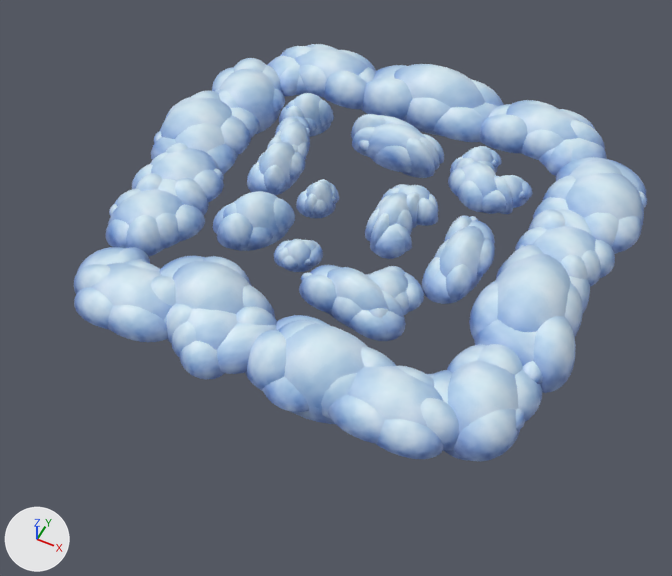
Two versions of the glTF model scenery/snow_banks.glb, one commit apart.
Camera for both pictures: a 50 mm lens placed at (42.8, -93.3, 96.8), pointed at (1.6, -11.0, -6.0). Lighting does not change. The marker at lower left points along +X, +Y and +Z.

In view in the first picture: 'snow_6.002'.
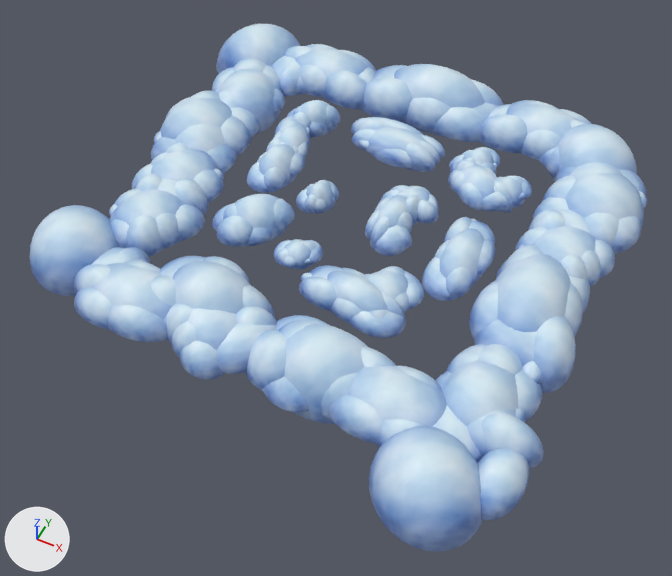
What changed in the scene script:
```text
Change me_sphere_025:
    used by ob_snow_6_002; location = (0.0, 0.0, 0.0)
    remove me_sphere_025.from_pydata(...)  # 77741 vertices, 146336 faces; spans x -39.0..39.2, y -36.8..38.3, z -3.3..5.2
    add me_sphere_025.from_pydata(...)  # 78897 vertices, 148512 faces; spans x -41.3..39.2, y -45.5..38.3, z -3.3..5.2
    me_sphere_025 part 1: the loose piece of 289 vertices spanning x -22.6..-17.2, y 14.4..19.6, z -2.0..1.3 is multiplied about its middle by the matrix ((-0.974, 0.002, -0.057), (-0.002, -0.976, -0.01), (-0.041, -0.008, 0.887)), then moved by (4.7, 0.9, 0.6)
    me_sphere_025 part 2: the loose piece of 289 vertices spanning x 20.7..27.1, y -32.3..-21.3, z -1.3..1.8 is moved by (10.8, -6.9, 0.0)
    me_sphere_025 part 3: the loose piece of 289 vertices spanning x -1.0..6.4, y 14.1..18.7, z -2.1..2.7 is multiplied about its middle by the matrix ((-0.203, 0.974, 0.0), (0.432, 0.375, 0.0), (0.0, 0.0, 0.387)), then moved by (2.0, -10.6, 0.2), in mat_snow_007 (picture img_untitled)
    me_sphere_025 part 4: the loose piece of 289 vertices spanning x -6.9..5.7, y 12.1..19.9, z -1.2..3.6 is multiplied about its middle by the matrix ((-0.018, 0.737, 0.0), (0.3, -0.027, 0.0), (0.0, 0.0, 0.525)), then moved by (7.6, -18.7, -0.8), in mat_snow_007 (picture img_untitled)
    me_sphere_025 part 5: the loose piece of 289 vertices spanning x -18.5..-9.3, y -13.7..-6.6, z -1.2..1.8 is multiplied about its middle by the matrix ((-0.67, 0.491, 0.0), (-0.281, -0.552, 0.0), (0.0, 0.0, 0.938)), then moved by (16.6, 26.6, 0.2), in mat_snow_008 (picture img_untitled)
    me_sphere_025 part 6: the loose piece of 289 vertices spanning x 18.5..30.3, y -33.0..-22.1, z -1.3..1.8 is multiplied about its middle by the matrix ((1.215, -0.536, 0.0), (-0.635, -1.155, 0.0), (0.0, 0.0, 2.094)), then moved by (3.8, 54.9, 0.7), in mat_snow_009 (picture img_untitled)
    me_sphere_025 part 7: the loose piece of 289 vertices spanning x 18.3..29.4, y -33.3..-26.8, z -1.4..2.9 is multiplied about its middle by the matrix ((-0.971, 1.604, 0.0), (1.123, 1.399, 0.0), (0.0, 0.0, 1.519)), then moved by (3.4, -7.8, 0.3), in mat_snow_009 (picture img_untitled)
    me_sphere_025 part 8: the loose piece of 289 vertices spanning x -33.6..-30.4, y -18.1..-14.9, z -0.2..1.1 is copied, and the copy is multiplied about its middle by the matrix ((4.337, 1.969, 0.0), (-2.498, 3.815, 0.0), (0.0, 0.0, 5.052)), then moved by (-1.8, -8.6, 0.6), in mat_snow_009 (picture img_untitled); it spans x -41.3..-26.3, y -32.7..-17.5, z -2.3..4.3
    me_sphere_025 part 9: the loose piece of 289 vertices spanning x -30.2..-19.2, y 26.4..32.8, z -1.4..2.9 is copied, and the copy is multiplied about its middle by the matrix ((-0.869, -1.731, 0.0), (-1.204, 1.239, 0.0), (0.0, 0.0, 1.519)), then moved by (-9.1, -0.4, 0.3), in mat_snow_009 (picture img_untitled); it spans x -41.1..-26.5, y 21.4..36.9, z -2.3..4.3
    me_sphere_025 part 10: 815 vertices moved within x -20.3..21.4, y -20.1..20.2, z -1.9..2.4; 29404 vertices removed from x -22.2..22.3, y -20.7..21.8, z -3.1..4.1; 29982 vertices added at x -21.0..38.4, y -35.4..21.9, z -2.1..3.1
```

Location of each change, [x1, y1, x2, y2] in pixels of the pictures (672 x 576 px; the box of a moved part takes in the faces that stretch with it):
'snow_6.002', reshaped (8% wider, 27% taller)
    before: [74, 44, 647, 461]
    after: [30, 24, 647, 552]
part 1 of me_sphere_025, moved or reshaped
    before: [279, 105, 287, 123]
    after: [326, 105, 341, 128]
part 2 of me_sphere_025, moved or reshaped
    before: [433, 370, 452, 392]
    after: [478, 449, 529, 520]
part 3 of me_sphere_025, moved or reshaped
    before: [420, 137, 440, 170]
    after: [391, 185, 409, 190]
part 4 of me_sphere_025, moved or reshaped
    before: [365, 123, 426, 160]
    after: [394, 225, 412, 249]
part 5 of me_sphere_025, moved or reshaped
    before: [248, 227, 274, 247]
    after: [420, 140, 440, 164]
part 6 of me_sphere_025, moved or reshaped
    before: [427, 373, 448, 404]
    after: [548, 124, 637, 181]
part 7 of me_sphere_025, moved or reshaped
    before: [421, 398, 459, 451]
    after: [369, 426, 483, 552]
part 8 of me_sphere_025, added (blue)
    after: [30, 205, 119, 296]
part 9 of me_sphere_025, added (blue)
    after: [216, 24, 301, 74]
part 10 of me_sphere_025, moved or reshaped
    before: [213, 93, 533, 341]
    after: [212, 100, 544, 468]
